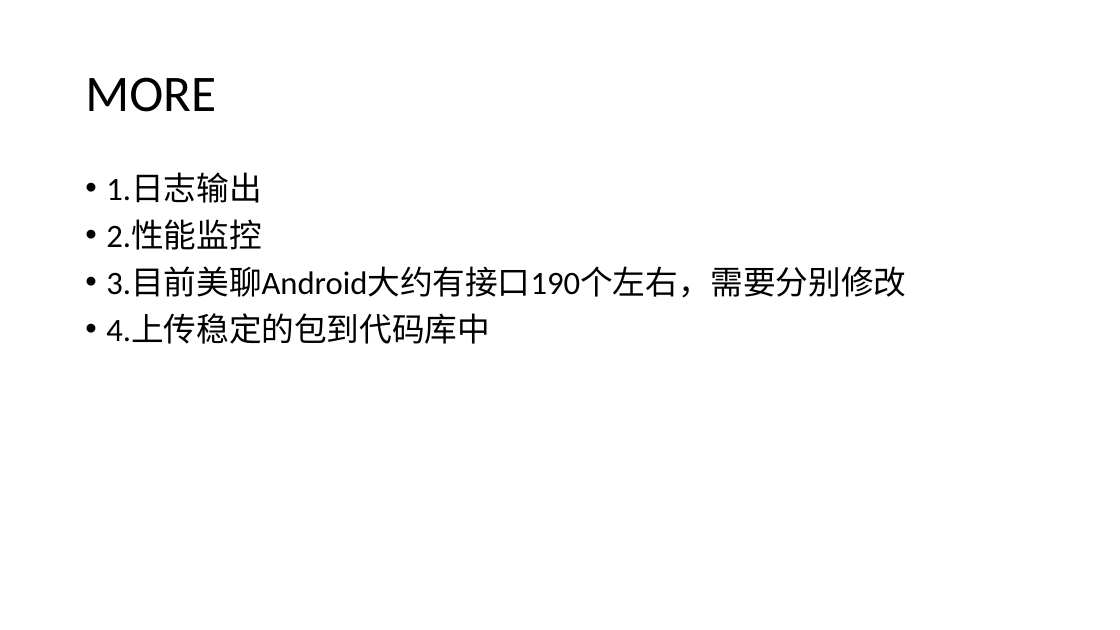
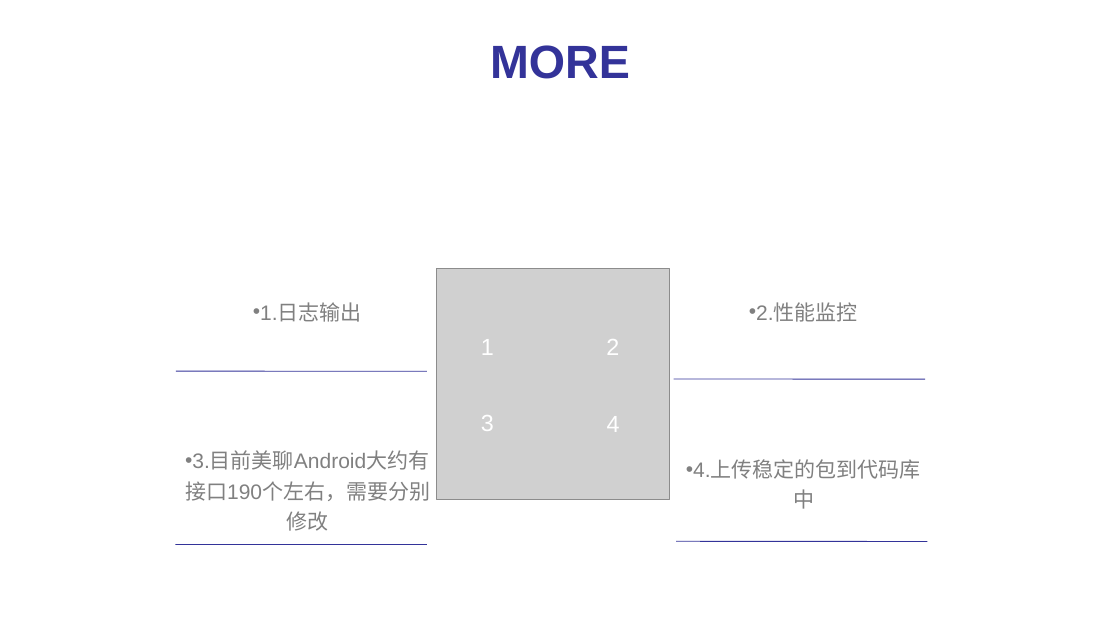
Before and after one commit to daisongsong1991/ppt, a slide deck: slide 24 of net_ppt.pptx (slide 23 before the commit). Drawn at 1120x630 pixels with LibreOffice and Linux fonts; fonts in the diff are those of the drawing; grey boxes stand for pictures. Boxes give left, top, right and bottom in pixels: in the first picture for what was removed or moved away, otherwise in the second. Text is boxed around its words. In the diff, an @@ line names an element or a change of style, - is before the commit and + after.

```diff
--- a/net_ppt.pptx
+++ b/net_ppt.pptx
@@ text "MORE" moved from (x1=85, y1=77, x2=216, y2=112) to (x1=490, y1=45, x2=630, y2=79) @@
@@ text "MORE" at (x1=490, y1=45, x2=630, y2=79): size 44 to 40 pt, font Calibri to Arial, text colour #000000 to #333399, bold on; alignment left to centre; line spacing 0.9 to 1 @@
@@ text removed at (x1=106, y1=173, x2=906, y2=344) @@
-• 1.日志输出
-• 2.性能监控
-• 3.目前美聊Android大约有接口190个左右，需要分别修改
-• 4.上传稳定的包到代码库中
@@ picture added at (x1=437, y1=268, x2=670, y2=499) @@
@@ text added at (x1=253, y1=302, x2=362, y2=322), 18 pt, text #808080 @@
+• 1.日志输出
@@ text added at (x1=749, y1=302, x2=858, y2=322), 18 pt, text #808080 @@
+• 2.性能监控
@@ text added at (x1=481, y1=339, x2=494, y2=355), 20 pt, text #FFFFFF @@
+1
@@ text added at (x1=606, y1=339, x2=619, y2=355), 20 pt, text #FFFFFF @@
+2
@@ line added from (176, 371) to (427, 371), #333399 0.75 pt @@
@@ line added from (674, 379) to (925, 379), #333399 0.75 pt @@
@@ text added at (x1=481, y1=415, x2=494, y2=431), 20 pt, text #FFFFFF @@
+3
@@ text added at (x1=607, y1=416, x2=620, y2=432), 20 pt, text #FFFFFF @@
+4
@@ text added at (x1=185, y1=451, x2=430, y2=531), 18 pt, text #808080 @@
+• 3.目前美聊Android大约有接口190个左右，需要分别修改
@@ text added at (x1=686, y1=460, x2=921, y2=509), 18 pt, text #808080 @@
+• 4.上传稳定的包到代码库中
@@ line added from (176, 544) to (427, 544), #333399 0.75 pt @@
@@ line added from (676, 541) to (928, 542), #333399 0.75 pt @@
```
Also in this commit, not shown: 9 other slides changed, 14 slides added, 13 slides removed, 1 other file.
